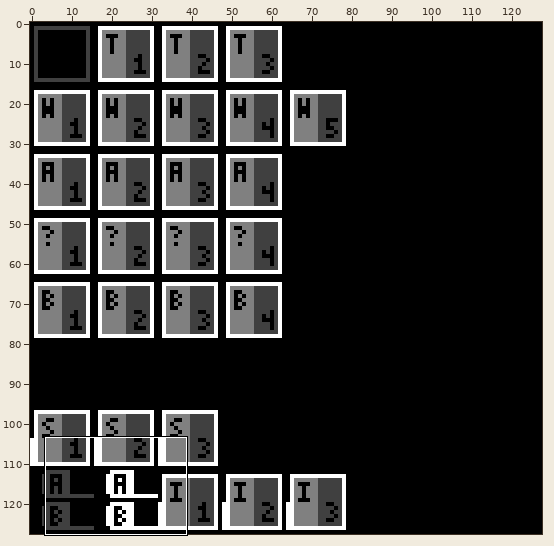
A pixel-art file gets an edit: art/raw_chr/items.aseprite. The first picture is a wide view before the edit; the outline marks the close-up.
Close-up. First the earlier version:
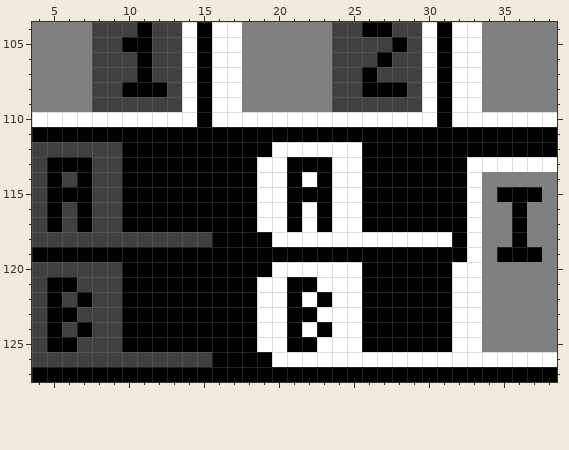
128x128 pixels, 1 frame. Shown: x 4..38, y 104..127.
New version:
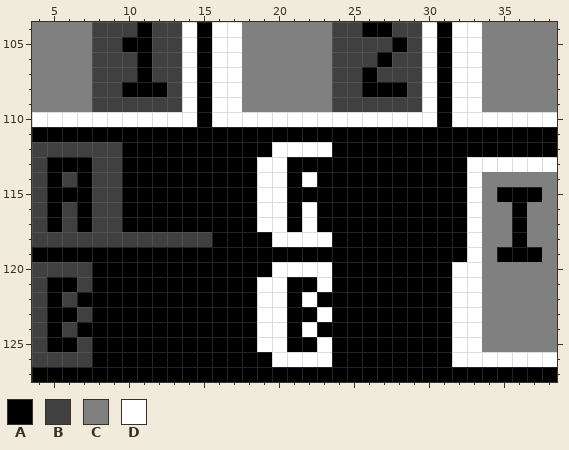
Palette (. is transparent): A #000000  B #404040  C #808080  D #ffffff
Difference:
y 112..117: x 24..25 DD -> AA
y 118: x 24..31 DDDDDDDD -> AAAAAAAA
y 120..125: x 8..9 BB -> AA; x 24..25 DD -> AA
y 126: x 8..15 BBBBBBBB -> AAAAAAAA; x 24..31 DDDDDDDD -> AAAAAAAA
Where, in picture pixels (left, top, right, bottom), the same in both close-ups:
changed: (332, 142, 452, 367)
changed: (92, 262, 212, 367)
